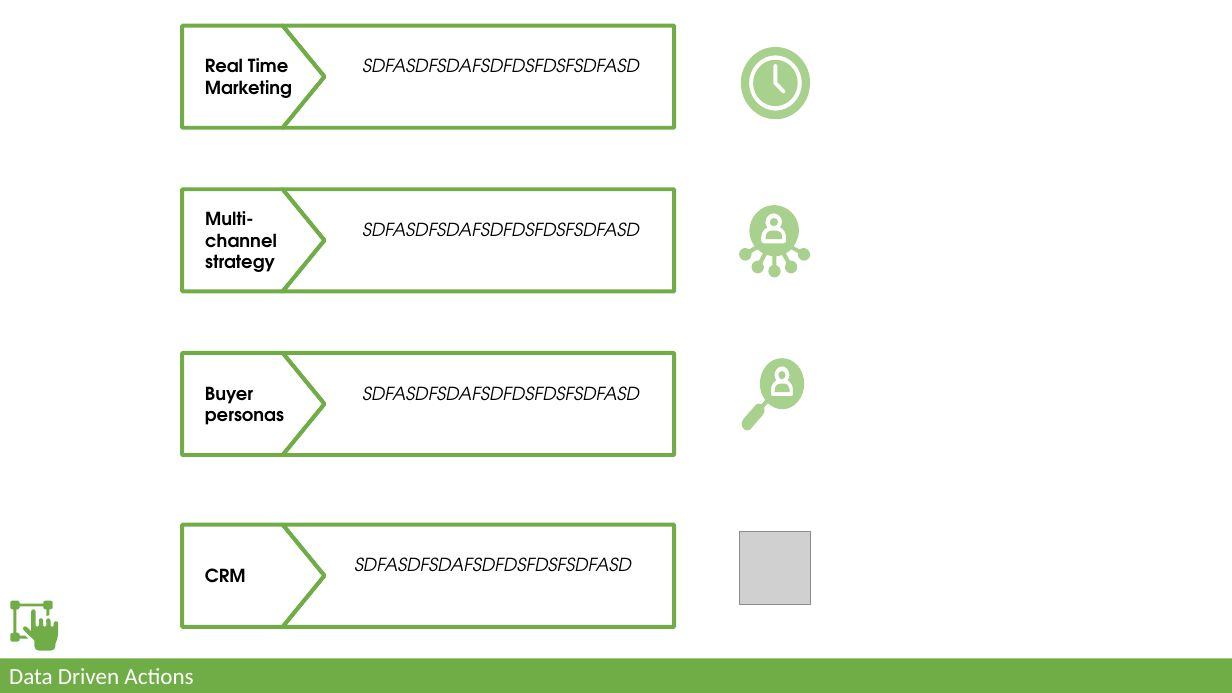
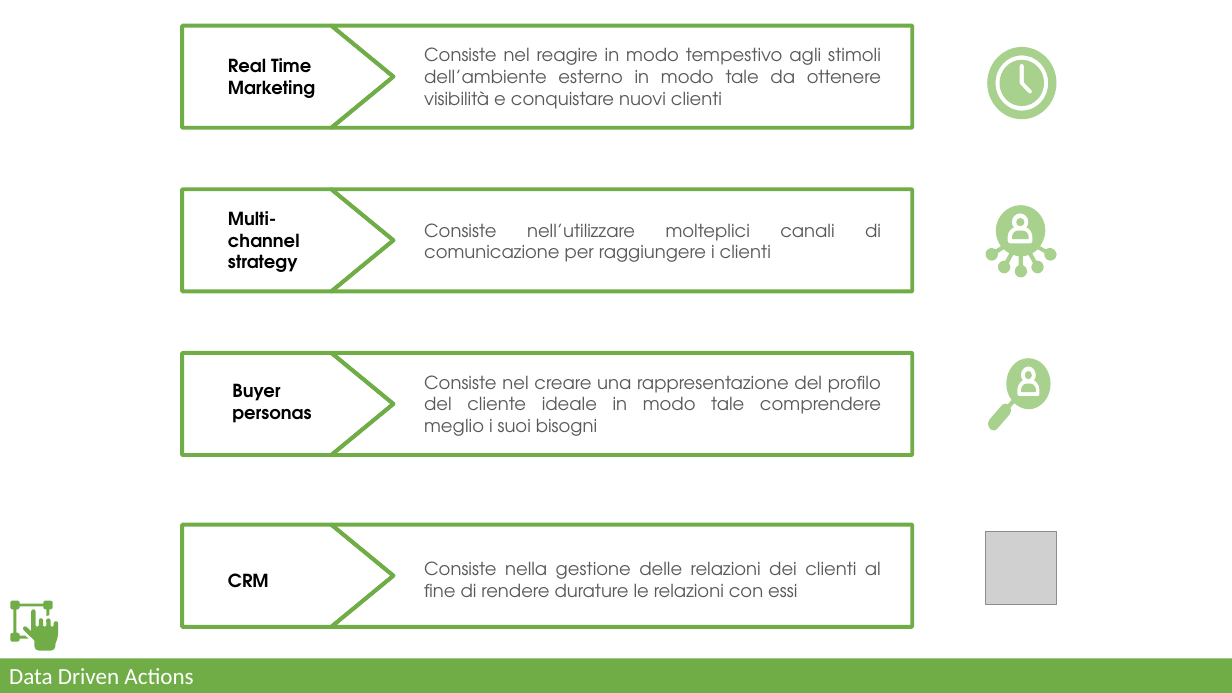
Before and after one commit to lorenzlorg/Digital-Marketing-Data-Science-Lab-Project, a slide deck: slide 12 of Presentazione_digital_marketing.pptx. Drawn at 1232x693 pixels with LibreOffice and Linux fonts; fonts in the diff are those of the drawing; grey boxes stand for pictures. Boxes give left, top, right and bottom in pixels: in the first picture for what was removed or moved away, otherwise in the second. Text is boxed around its words. In the diff, an @@ line names an element or a change of style, - is before the commit and + after.

```diff
--- a/Presentazione_digital_marketing.pptx
+++ b/Presentazione_digital_marketing.pptx
@@ freeform shape: place and size @@
-freeform shape at <box>182,26,324,128</box>
+freeform shape at <box>182,26,394,128</box>
@@ freeform shape: place and size @@
-freeform shape at <box>283,26,675,128</box>
+freeform shape at <box>332,26,913,128</box>
@@ text "Real Time Marketing": place and size @@
-text "Real Time Marketing" at <box>205,58,292,98</box>
+text "Real Time Marketing" at <box>228,58,315,98</box>
@@ text at <box>424,47,881,109</box>: text changed; text colour #000000 to #595959; italic off @@
-SDFASDFSDAFSDFDSFDSFSDFASD
+Consiste nel reagire in modo tempestivo agli stimoli dell’ambiente esterno in modo tale da ottenere visibilità e conquistare nuovi clienti
@@ freeform shape: place and size @@
-freeform shape at <box>182,189,324,292</box>
+freeform shape at <box>182,189,394,292</box>
@@ text "Multi-channel strategy": place and size @@
-text "Multi-channel strategy" at <box>205,211,277,272</box>
+text "Multi-channel strategy" at <box>228,211,300,272</box>
@@ freeform shape: place and size @@
-freeform shape at <box>283,189,675,292</box>
+freeform shape at <box>332,189,913,292</box>
@@ text removed at <box>363,222,640,237</box> @@
-SDFASDFSDAFSDFDSFDSFSDFASD
@@ text added at <box>424,223,834,262</box>, 14 pt, text #595959 @@
+Consiste nell’utilizzare molteplici canali di comunicazione per raggiungere i clienti
@@ freeform shape: place and size @@
-freeform shape at <box>182,353,324,456</box>
+freeform shape at <box>182,353,394,456</box>
@@ freeform shape: place and size @@
-freeform shape at <box>283,353,675,456</box>
+freeform shape at <box>332,353,913,456</box>
@@ 8 freeform shapes, 1 picture: place and size @@
-8 freeform shapes, 1 picture at <box>739,47,811,604</box>
+8 freeform shapes, 1 picture at <box>986,47,1057,604</box>
@@ text "Buyer personas": place and size @@
-text "Buyer personas" at <box>205,386,284,425</box>
+text "Buyer personas" at <box>232,383,311,423</box>
@@ text removed at <box>363,386,640,401</box> @@
-SDFASDFSDAFSDFDSFDSFSDFASD
@@ text added at <box>424,375,881,436</box>, 14 pt, text #595959 @@
+Consiste nel creare una rappresentazione del profilo del cliente ideale in modo tale comprendere meglio i suoi bisogni
@@ freeform shape: place and size @@
-freeform shape at <box>182,525,324,628</box>
+freeform shape at <box>182,525,394,628</box>
@@ freeform shape: place and size @@
-freeform shape at <box>283,525,675,628</box>
+freeform shape at <box>332,525,913,628</box>
@@ text "CRM": place and size @@
-text "CRM" at <box>205,568,246,583</box>
+text "CRM" at <box>228,573,269,588</box>
@@ text removed at <box>355,557,632,572</box> @@
-SDFASDFSDAFSDFDSFDSFSDFASD
@@ text added at <box>424,561,881,597</box>, 14 pt, text #595959 @@
+Consiste nella gestione delle relazioni dei clienti al fine di rendere durature le relazioni con essi
```
Also in this commit, not shown: 9 other slides changed.
